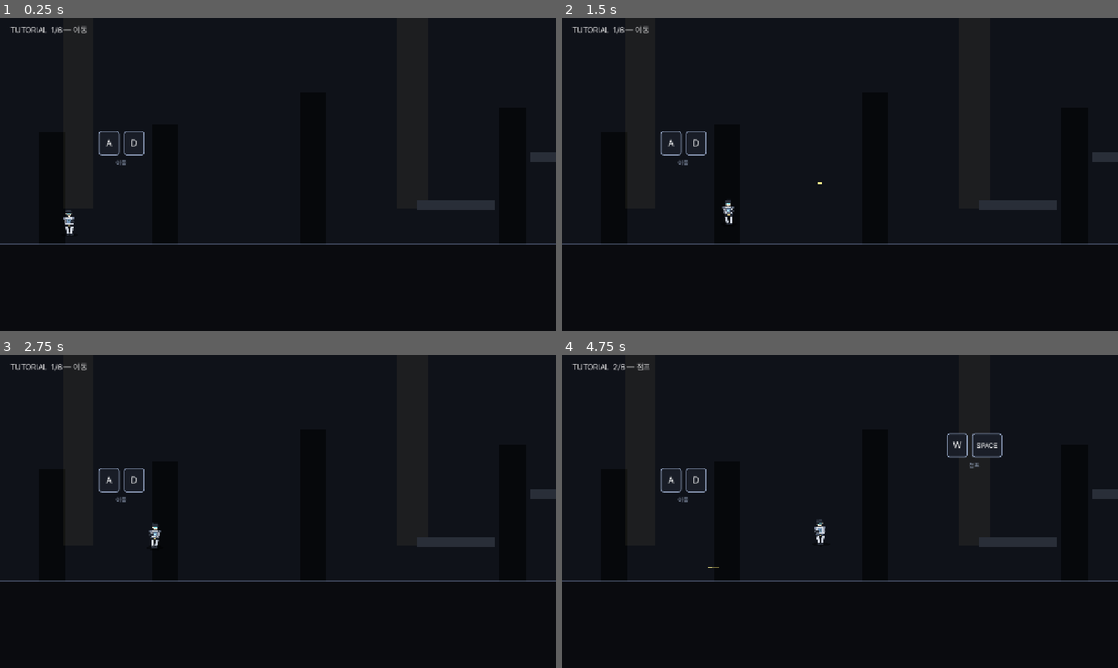
Above: before the commit, frames 1-4 (two rows, left to right).
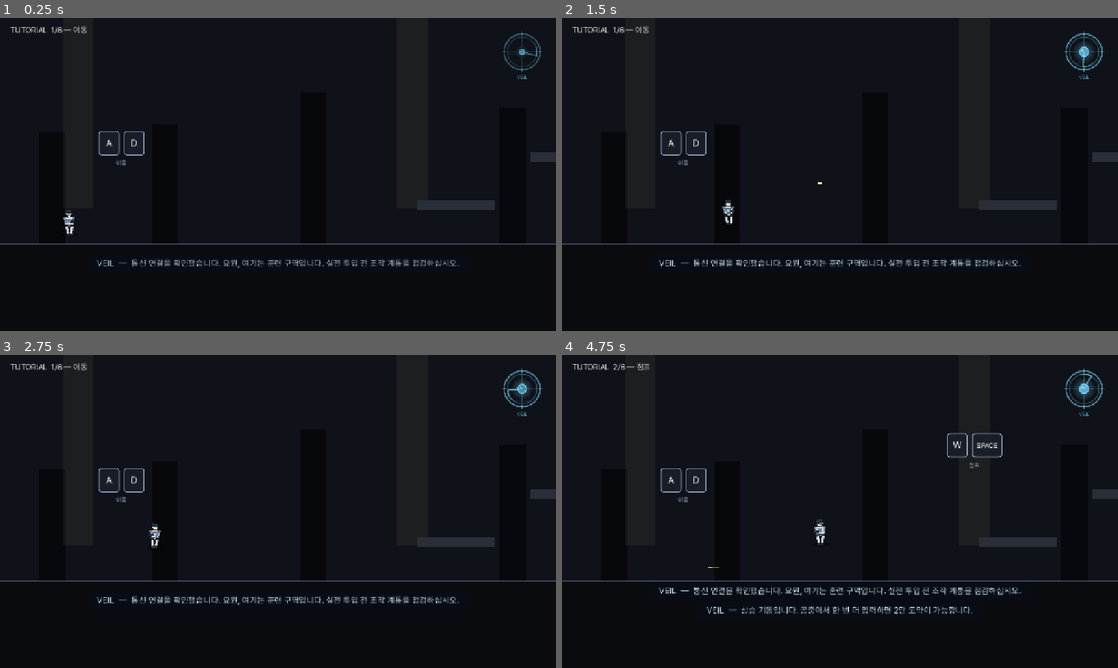
Above: after the commit, the same moments.

Repository: soomin007/EyesOnYou
Game: Godot game, scene res://scenes/tutorial.tscn
Same seed, same stepped clock (60 frames per second), same inputs: the game is played once before the commit and once after it. This scene is started directly instead of the project's main scene.
Inputs (mouse positions are in pixels of both pictures, inside the frame that each line leads up to):
- Up to frame 1 (0.25 s): no input
- Up to frame 2 (1.5 s): tap Enter (ui_accept) at 0.5, 1.25 s; move the mouse to (962, 158) at 0.52 s; hold J (attack) 0.53-1.28 s; hold D (move_right) from 0.53 s (still down); click (962, 158) at 0.67 s; tap W (jump) at 0.77 s; move the mouse to (728, 190) at 1.27 s; tap Shift (dash) at 1.35 s; click (728, 190) at 1.42 s
- Up to frame 3 (2.75 s): tap W (jump) at 1.52 s; move the mouse to (333, 442) at 2.02 s; release D (move_right) at 2.03 s; hold A (move_left) from 2.03 s (still down); tap Space at 2.1 s; click (333, 442) at 2.17 s
- Up to frame 4 (4.75 s): move the mouse to (812, 574) at 2.77 s; release A (move_left) at 2.78 s; hold D (move_right) 2.78-4.28 s; tap E at 2.85 s; click (812, 574) at 2.92 s; tap W (jump) at 3.02, 3.77, 4.52 s; move the mouse to (1006, 558) at 3.52 s; tap K at 3.6 s; click (1006, 558) at 3.67 s; move the mouse to (673, 464) at 4.27 s; hold A (move_left) from 4.28 s (still down); tap J (attack) at 4.35 s; click (673, 464) at 4.42 s

The runs differ from the first frame. In frame 1, 0.9% of the frame differs, in the area x 17-98%, y 4-81%; in frame 2, 1.1%; in frame 3, 1.1%; in frame 4, 1.7%, in the area x 17-98%, y 4-83%.

Commit message:
feat(tutorial/enemy): VEIL 튜토리얼 등장(어투 아크 시작) + 저격수 사거리 링 정합
- Tutorial.gd: 조작만 가르치던 튜토리얼에 VEIL 등장 — 우상단 살아있는 감시 눈(BriefingVisual
  재사용) + 단계별 VEIL 음성 자막. 게임 분위기·인물(VEIL)·배경(SILO-7/요원/작전) 도입.
  어투는 게임 어투 아크의 출발점이라 가장 격식 있는 ~습니다체(후반으로 갈수록 ~해요체로 풀릴 예정)
- Enemy.gd: 저격수 사거리 링 경계를 실제 교전(인식) 사거리와 정확히 일치(1.15배→1.0배).
  "보이는데 안 쏨" 구간 제거 — 링 안=맞음, 밖=안전
- VeilSight.gd: 인트로 대사 ~게요 연발 제거(먼저 볼게요→먼저 봐요). 어미 반복 금지 원칙

Co-Authored-By: Claude Opus 4.8 (1M context) <noreply@anthropic.com>

Diff:
--- a/scripts/Enemy.gd
+++ b/scripts/Enemy.gd
@@ -748,7 +748,9 @@
 		return
 	var rng: float = _eff_sniper_range()
 	var dist: float = global_position.distance_to(p.global_position)
-	if dist > rng * 1.15:
+	# 링 경계 = 실제 교전(인식) 사거리와 정확히 일치 — 링 안이면 사선만 트이면 맞고, 밖이면 안전.
+	# (이전 1.15배는 표시 범위가 실제 교전보다 넓어 "보이는데 안 쏨"이 됐다. 사용자 피드백 2026-06-13.)
+	if dist > rng:
 		return
 	var prox: float = clampf(1.0 - (dist - rng * 0.5) / (rng * 0.65), 0.0, 1.0)
 	var aiming: bool = aim_line != null
--- a/scripts/Tutorial.gd
+++ b/scripts/Tutorial.gd
@@ -76,6 +76,11 @@
 
 var pause_overlay: CanvasLayer
 var settings_overlay: Control
+
+# VEIL 존재감 — 조작만 가르치던 튜토리얼에 게임의 분위기·인물(VEIL)·배경(SILO-7)을 도입.
+# 우상단에 살아있는 VEIL 눈(BriefingVisual) + 단계마다 VEIL이 직접 말로 안내(자막).
+var veil_layer: CanvasLayer
+var veil_sub_box: VBoxContainer
 
 func _ready() -> void:
 	add_to_group("stage")
@@ -106,6 +111,10 @@
 	_build_goal()
 	_build_hud()
 	_refresh_hud()
+	_build_veil_presence()
+	# 어투 아크의 출발점 — 튜토리얼은 첫 접촉이라 가장 차갑고 격식 있는 격식체(~습니다).
+	# 후반으로 갈수록 ~해요체로 풀린다(친근함). 동시에 SILO-7/요원/작전이라는 세계를 도입.
+	_veil_say("통신 연결을 확인했습니다. 요원, 여기는 훈련 구역입니다. 실전 투입 전 조작 계통을 점검하십시오.", 6.5)
 
 # ─── 배경 / 지면 ───────────────────────────────────────────────
 
@@ -586,6 +595,72 @@
 		Step.DASH:    step_name = "6/6 — 대시"
 		Step.DONE:    step_name = "튜토리얼 완료 — 골에 도달해요"
 	hud_label.text = "TUTORIAL  %s" % step_name
+
+# ─── VEIL 존재감 (눈 + 음성 자막) ──────────────────────────────
+# 조작만 가르치던 튜토리얼에 인물(VEIL)·분위기·배경을 도입. 우상단의 살아있는 감시 눈 +
+# 단계별 VEIL 음성. 어투는 게임 어투 아크의 시작점이라 가장 격식 있는 ~습니다체.
+func _build_veil_presence() -> void:
+	veil_layer = CanvasLayer.new()
+	veil_layer.layer = 20
+	add_child(veil_layer)
+	# 우상단 VEIL 눈 — "당신을 본다"의 시각적 존재(BriefingVisual 재사용, 자체 애니메이션).
+	var eye := Control.new()
+	eye.set_script(load("res://scripts/BriefingVisual.gd"))
+	eye.size = Vector2(96.0, 96.0)
+	eye.position = Vector2(1280.0 - 96.0 - 30.0, 30.0)
+	eye.mouse_filter = Control.MOUSE_FILTER_IGNORE
+	veil_layer.add_child(eye)
+	var cap := Label.new()
+	cap.text = "VEIL"
+	cap.add_theme_font_size_override("font_size", 12)
+	cap.add_theme_color_override("font_color", Color(0.46, 0.86, 1.0, 0.85))
+	cap.add_theme_color_override("font_outline_color", Color(0, 0, 0, 0.8))
+	cap.add_theme_constant_override("outline_size", 3)
+	cap.position = Vector2(1280.0 - 96.0 - 30.0, 128.0)
+	cap.size = Vector2(96.0, 18.0)
+	cap.horizontal_alignment = HORIZONTAL_ALIGNMENT_CENTER
+	veil_layer.add_child(cap)
+	# 하단 중앙 자막 스택 — Stage._show_veil_subtitle과 동일 톤(시안 글자 + 다크 pill).
+	veil_sub_box = VBoxContainer.new()
+	veil_sub_box.alignment = BoxContainer.ALIGNMENT_CENTER
+	veil_sub_box.anchor_left = 0.0
+	veil_sub_box.anchor_right = 1.0
+	veil_sub_box.anchor_top = 1.0
+	veil_sub_box.anchor_bottom = 1.0
+	veil_sub_box.offset_top = -230.0
+	veil_sub_box.offset_bottom = -82.0
+	veil_sub_box.mouse_filter = Control.MOUSE_FILTER_IGNORE
+	veil_layer.add_child(veil_sub_box)
+
+func _veil_say(line: String, dur: float) -> void:
+	if veil_sub_box == null:
+		return
+	SfxPlayer.play("veil_subtitle_in")
+	var l := Label.new()
+	l.text = "VEIL  —  " + line
+	l.add_theme_font_size_override("font_size", 20)
+	l.add_theme_color_override("font_color", Color(0.80, 0.92, 1.0))
+	l.add_theme_color_override("font_outline_color", Color(0, 0, 0))
+	l.add_theme_constant_override("outline_size", 4)
+	var sb := StyleBoxFlat.new()
+	sb.bg_color = Color(0.03, 0.05, 0.09, 0.82)
+	sb.set_corner_radius_all(7)
+	sb.content_margin_left = 18.0
+	sb.content_margin_right = 18.0
+	sb.content_margin_top = 8.0
+	sb.content_margin_bottom = 8.0
+	l.add_theme_stylebox_override("normal", sb)
+	l.size_flags_horizontal = Control.SIZE_SHRINK_CENTER
+	l.horizontal_alignment = HORIZONTAL_ALIGNMENT_CENTER
+	l.modulate.a = 0.0
+	veil_sub_box.add_child(l)
+	var tw := l.create_tween()
+	tw.tween_property(l, "modulate:a", 1.0, 0.3)
+	tw.tween_interval(dur)
+	tw.tween_property(l, "modulate:a", 0.0, 0.5)
+	tw.tween_callback(func() -> void:
+		if is_instance_valid(l):
+			l.queue_free())
 
 # ─── 인터랙션 노드 ─────────────────────────────────────────────
 
@@ -822,18 +897,24 @@
 		Step.JUMP:
 			sign_jump.visible = true
 			sign_drop.visible = true
+			_veil_say("상승 기동입니다. 공중에서 한 번 더 입력하면 2단 도약이 가능합니다.", 5.0)
 		Step.ATTACK:
 			sign_attack.visible = true
 			_build_attack_dummy()
+			_veil_say("전방에 표적 하나. 사격으로 제거하십시오.", 4.5)
 		Step.LEVELUP:
 			sign_levelup.visible = true
 			_spawn_levelup_dummies()
+			_veil_say("전투 기록이 누적되면 강화됩니다. 처리하십시오.", 4.5)
 		Step.SKILL:
 			_build_skill_sign()
 			_spawn_skill_dummies()
+			_veil_say("임시 권한을 부여했습니다. 잔여 표적에 사용해 보십시오.", 5.0)
 		Step.DASH:
 			sign_dash.visible = true
+			_veil_say("전방 장애물 감지. 회피 기동으로 통과하십시오.", 5.0)
 		Step.DONE:
+			_veil_say("점검을 완료했습니다. ...SILO-7로 진입합니다. 행운을 빕니다, 요원.", 5.5)
 			# 골 빛이 충분한 시각 유도 — 별도 안내문 없음.
 			if barrier != null:
 				barrier.queue_free()
@@ -872,7 +953,7 @@
 	# 본편 진입 시 GameState.start_main_game()이 skills를 STARTING_SKILLS로 초기화함.
 	var explosive_card: Dictionary = SkillTreeData.make_card("explosive", 1)
 	var advice: Dictionary = {
-		"line": "이건 잠깐 빌려드릴게요. 튜토리얼 안에서만 — 본편엔 안 들어가요.",
+		"line": "임시 권한입니다. 훈련 구역에서만 유효하며, 본 작전에는 이관되지 않습니다.",
 		"family": "",  # 단일 카드라 추천 표시 불필요
 	}
 	levelup_overlay = LevelUpOverlay.show(self, advice, _on_levelup_picked, [explosive_card])
--- a/scripts/VeilSight.gd
+++ b/scripts/VeilSight.gd
@@ -138,7 +138,7 @@
 	var line: String
 	if not _intro_called:
 		_intro_called = true
-		line = "위험한 건 제가 먼저 볼게요. 화면 끝에 짚어둘게요."
+		line = "위험한 건 제가 먼저 봐요. 화면 끝에 짚어둘게요."
 	elif _is_degraded():
 		line = dir_txt + " 어딘가... 저도 잘 안 보여요. 직접 살펴요."
 	else:
